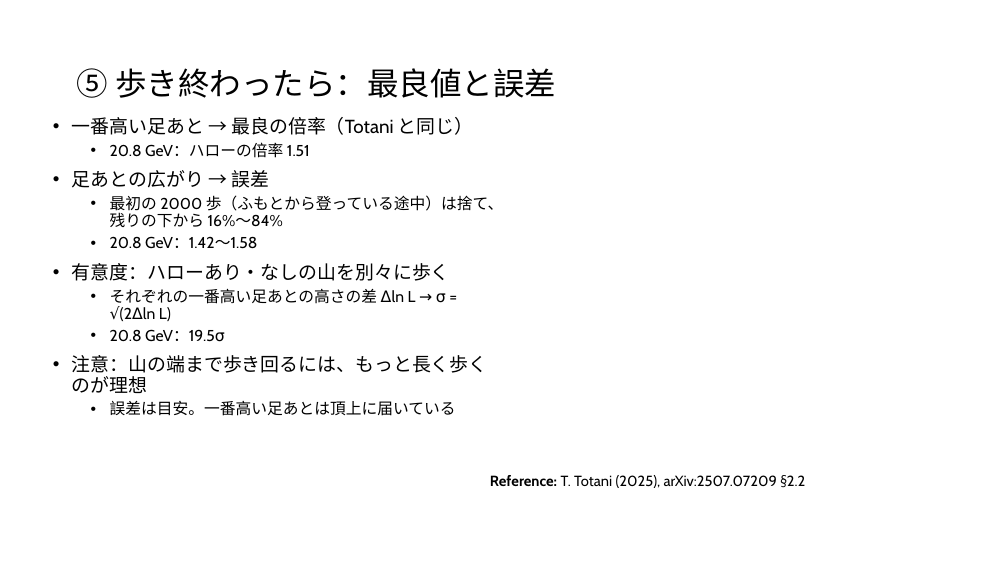
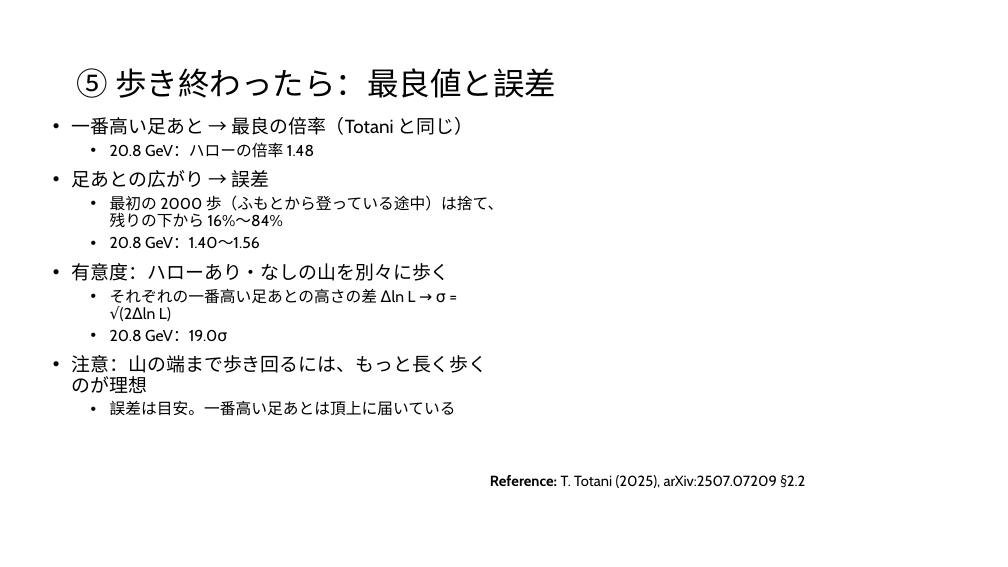
Before and after one commit to Mikann20041029/darkmatter-slides, a slide deck: slide 17 of slides/2026-10-03_研究進捗報告_claude.pptx (slide 22 before the commit). Drawn at 1008x567 pixels with LibreOffice and Linux fonts; fonts in the diff are those of the drawing. Boxes give left, top, right and bottom in pixels: in the first picture for what was removed or moved away, otherwise in the second. Text is boxed around its words. In the diff, an @@ line names an element or a change of style, - is before the commit and + after.

```diff
--- a/slides/2026-10-03_研究進捗報告_claude.pptx
+++ b/slides/2026-10-03_研究進捗報告_claude.pptx
@@ text at box(110, 142, 314, 158): text changed @@
-  • 20.8 GeV：ハローの倍率 1.51
+  • 20.8 GeV：ハローの倍率 1.48
@@ text at box(110, 236, 260, 249): text changed @@
-  • 20.8 GeV：1.42〜1.58
+  • 20.8 GeV：1.40〜1.56
@@ text at box(110, 329, 227, 342): text changed @@
-  • 20.8 GeV：19.5σ
+  • 20.8 GeV：19.0σ
```
Also in this commit, not shown: 9 other slides changed, 1 slide added, 6 slides removed.
